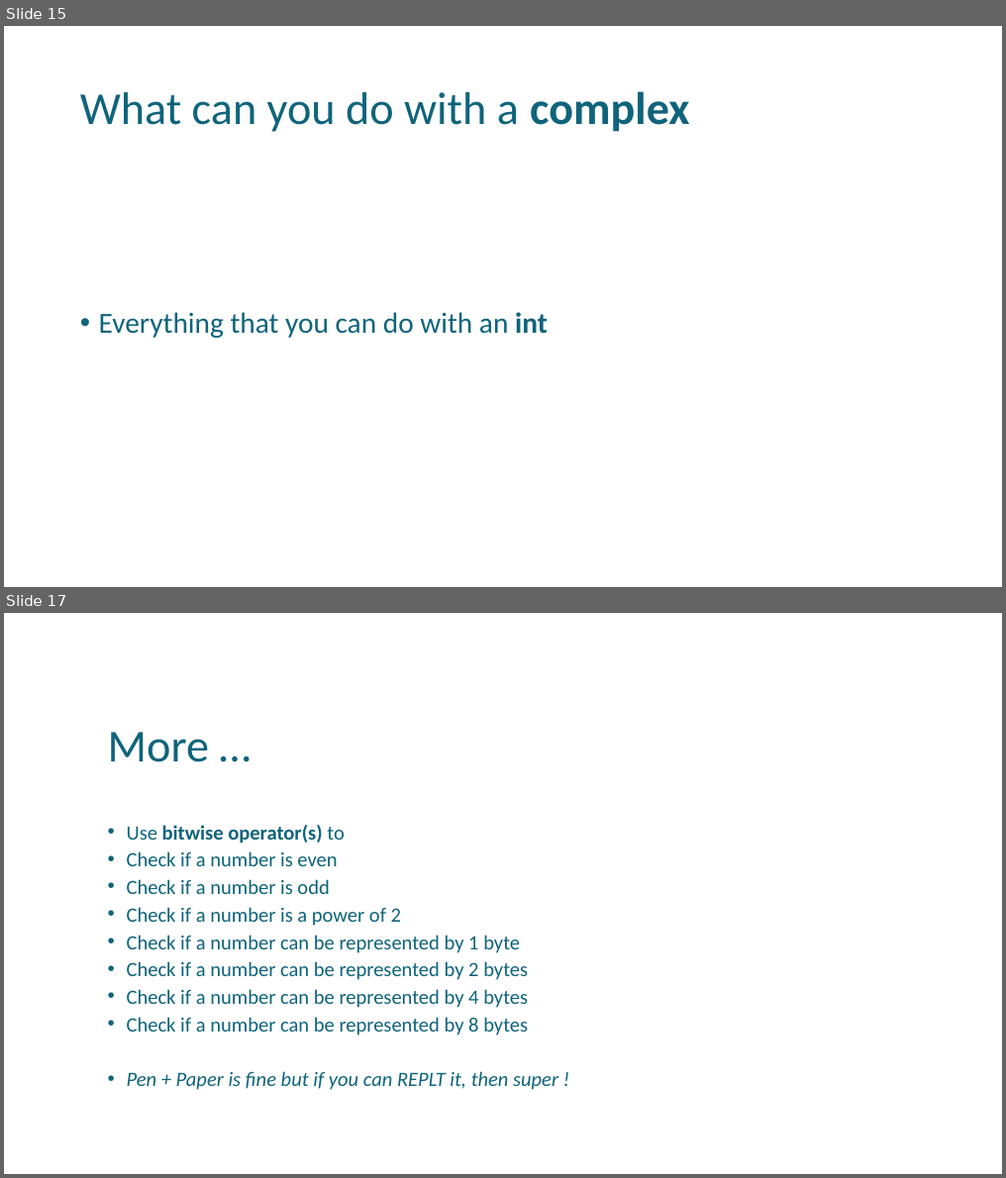
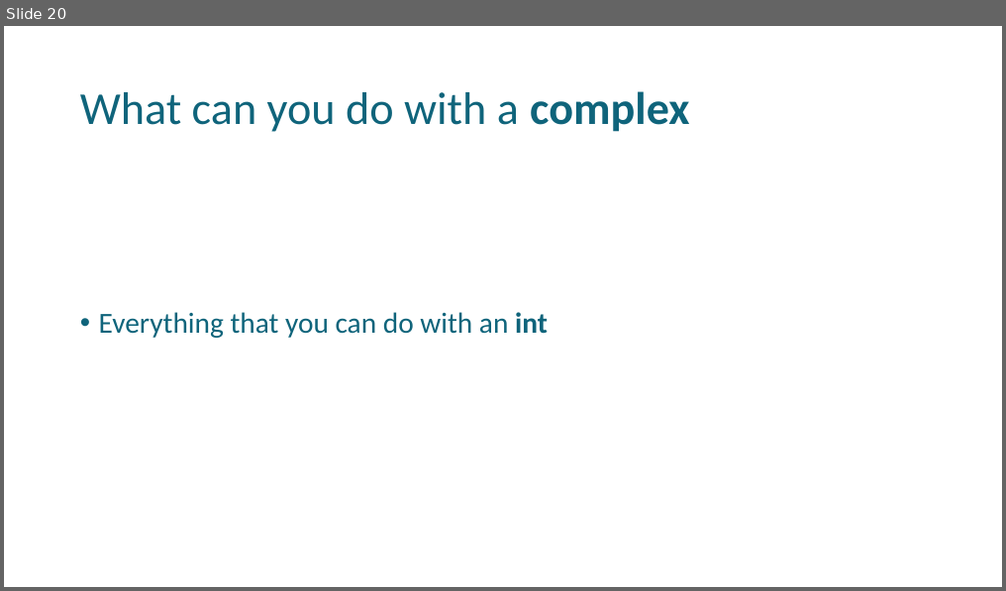
Before and after one commit to uday87j/teach_python, a slide deck: fundamentals/2-State, Data types.pptx. Shown one above the other, each under a label of ours: slides 15 and 17 before the commit, slide 20 after it; the slides between them are not shown. The pictures are 1006x1178 and 1006x591 pixels, drawn with LibreOffice and Linux fonts; fonts in the diff are those of the drawing. Boxes give left, top, right and bottom in pixels: in the first picture for what was removed or moved away, otherwise in the second. Text is boxed around its words. In the diff, an @@ line names an element or a change of style, - is before the commit and + after.

```diff
--- a/fundamentals/2-State, Data types.pptx
+++ b/fundamentals/2-State, Data types.pptx
@@ slide 17 removed at bbox=[4, 613, 1002, 1174], background #FFFFFF @@
@@ title removed at bbox=[108, 732, 209, 762] @@
-More …
@@ text removed at bbox=[127, 825, 558, 1090] @@
-• Use bitwise operator(s) to
-• Check if a number is even
-• Check if a number is odd
-• Check if a number is a power of 2
-• Check if a number can be represented by 1 byte
-• Check if a number can be represented by 2 bytes
-• Check if a number can be represented by 4 bytes
-• Check if a number can be represented by 8 bytes
-• Pen + Paper is fine but if you can REPLT it, then super !
@@ what was slide 15 is now slide 20 @@
```
Also in this commit, not shown: 3 slides changed, 5 slides added, 1 other file.
